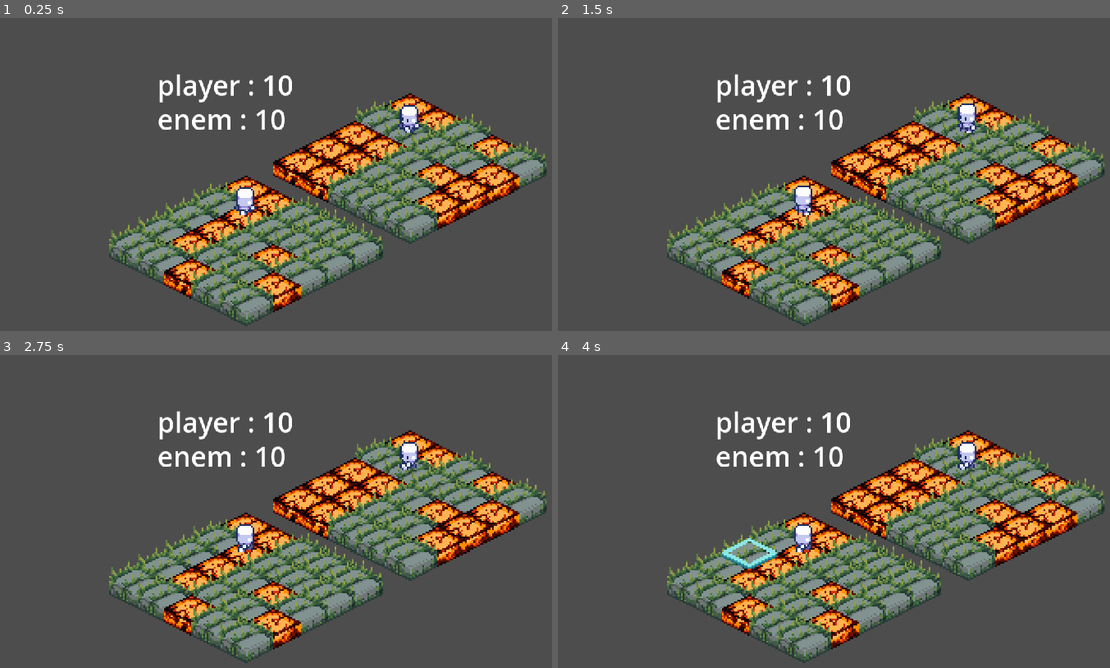
Above: before the commit, frames 1-4 (two rows, left to right).
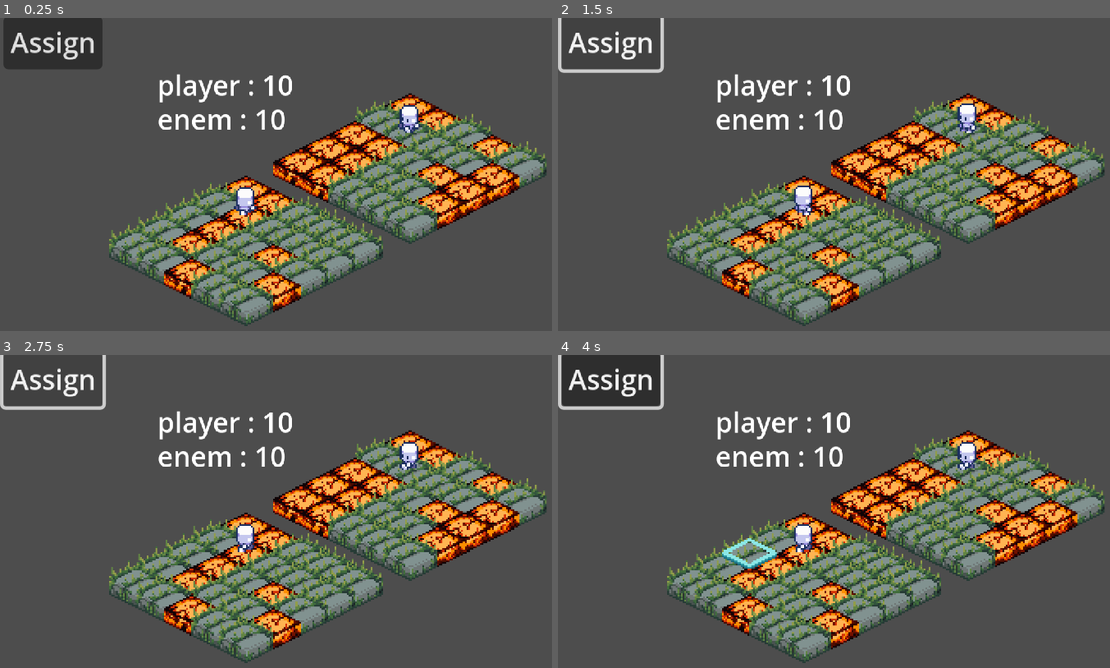
Above: after the commit, the same moments.

Repository: TsutomuTakai/testGodt
Game: Godot game, scene res://tester.tscn
The game is run twice, just before and just after one commit, with the same random seed, the same clock (stepped at 60 frames per second) and the same inputs. The project has no main scene, so this scene is started directly.
Inputs (mouse positions are in pixels of both pictures, inside the frame that each line leads up to):
- Up to frame 1 (0.25 s): no input
- Up to frame 2 (1.5 s): click (613, 43) at 0.5 s, where only the run after the commit has a clickable "Assign"; click (613, 43) at 1.25 s, where only the run after the commit has a clickable "Assign"
- Up to frame 3 (2.75 s): click (55, 380) at 2 s, where only the run after the commit has a clickable "Assign"
- Up to frame 4 (4 s): tap Enter at 2.75 s; move the mouse to (1032, 520) at 2.77 s; click (1032, 520) at 2.92 s; tap Space at 3.5 s; move the mouse to (756, 558) at 3.52 s; click (756, 558) at 3.67 s

The runs differ from the first frame. In frame 1, 2.8% of the frame differs, in the area x 0-19%, y 0-17%; in frame 2, 0.9%; in frame 3, 0.9%; in frame 4, 3.2%, in the area x 0-20%, y 0-18%.

Commit message:
pre cama

Diff:
--- a/scripts/battle/BattleController.gd
+++ b/scripts/battle/BattleController.gd
@@ -173,8 +173,3 @@
 		# Update UI to reflect the undone actions
 	else:
 		print("Cannot undo further.")
-
-
-func _on_set_pressed() -> void:
-
-	pass # Replace with function body.
--- a/scripts/data/action_data/base_action.tres
+++ b/scripts/data/action_data/base_action.tres
@@ -6,6 +6,7 @@
 
 [sub_resource type="Resource" id="Resource_mvp1v"]
 script = ExtResource("3_3xbwp")
+instant = false
 metadata/_custom_type_script = "uid://b4ypsr7jwymcr"
 
 [resource]
@@ -15,5 +16,8 @@
 effects = Array[ExtResource("1_moh2c")]([SubResource("Resource_mvp1v")])
 animation_name = "attack"
 energy_cost = 2
-action_cost = 1
+power = 1
+range = 1
+instant = false
+repeats = 0
 metadata/_custom_type_script = "uid://8oui03p8odja"
--- a/scripts/data/action_data/heal_action.tres
+++ b/scripts/data/action_data/heal_action.tres
@@ -6,6 +6,7 @@
 
 [sub_resource type="Resource" id="Resource_tm4wx"]
 script = ExtResource("2_32qyq")
+instant = false
 metadata/_custom_type_script = "uid://b0ug0s2su320w"
 
 [resource]
@@ -15,5 +16,8 @@
 effects = Array[ExtResource("1_mvxpy")]([SubResource("Resource_tm4wx")])
 animation_name = "attack"
 energy_cost = 2
-action_cost = 1
+power = 1
+range = 1
+instant = false
+repeats = 0
 metadata/_custom_type_script = "uid://8oui03p8odja"
--- /dev/null
+++ b/tester.gd
@@ -0,0 +1,3 @@
+extends Node2D
+
+@onready var controller = $BattleController
--- a/tester.tscn
+++ b/tester.tscn
@@ -1,12 +1,21 @@
-[gd_scene load_steps=3 format=3 uid="uid://bvntg3vskkbid"]
+[gd_scene load_steps=4 format=3 uid="uid://bvntg3vskkbid"]
 
+[ext_resource type="Script" uid="uid://c8vuryrupc8bu" path="res://tester.gd" id="1_7g65i"]
 [ext_resource type="PackedScene" uid="uid://c3c2yb0rmv0kh" path="res://scenes/battle/BattleController.tscn" id="2_cdomt"]
 [ext_resource type="Resource" uid="uid://b1aooqlmyslgx" path="res://scenes/Team/defaultTeam.tres" id="3_7g65i"]
 
 [node name="Tester" type="Node2D"]
+script = ExtResource("1_7g65i")
 
 [node name="BattleController" parent="." instance=ExtResource("2_cdomt")]
 player_team = ExtResource("3_7g65i")
 enemy_team = ExtResource("3_7g65i")
 
 [node name="Camera2D" type="Camera2D" parent="."]
+
+[node name="Button" type="Button" parent="."]
+offset_left = -190.0
+offset_top = -109.0
+offset_right = -132.0
+offset_bottom = -78.0
+text = "Assign"
Not shown, added: tester.gd.uid
